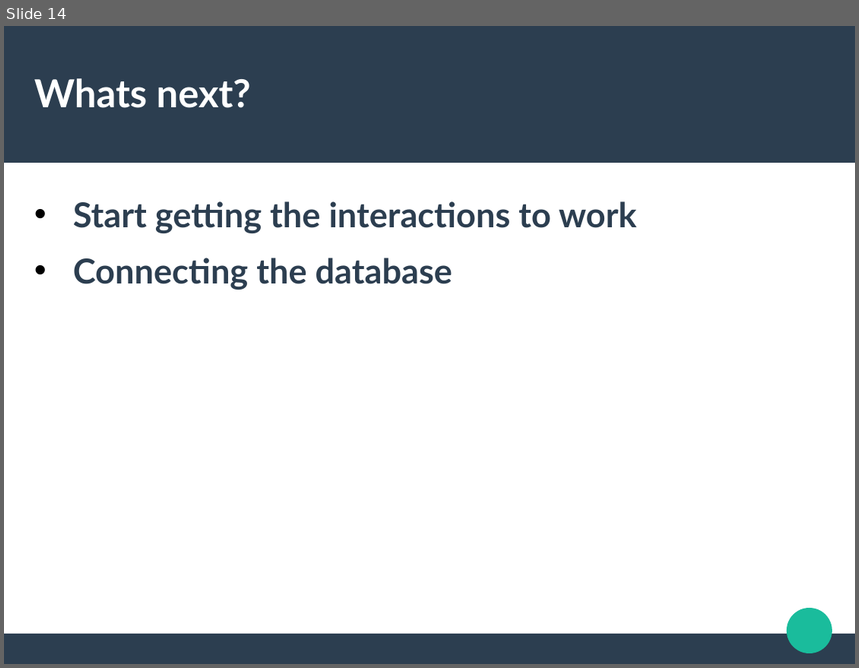
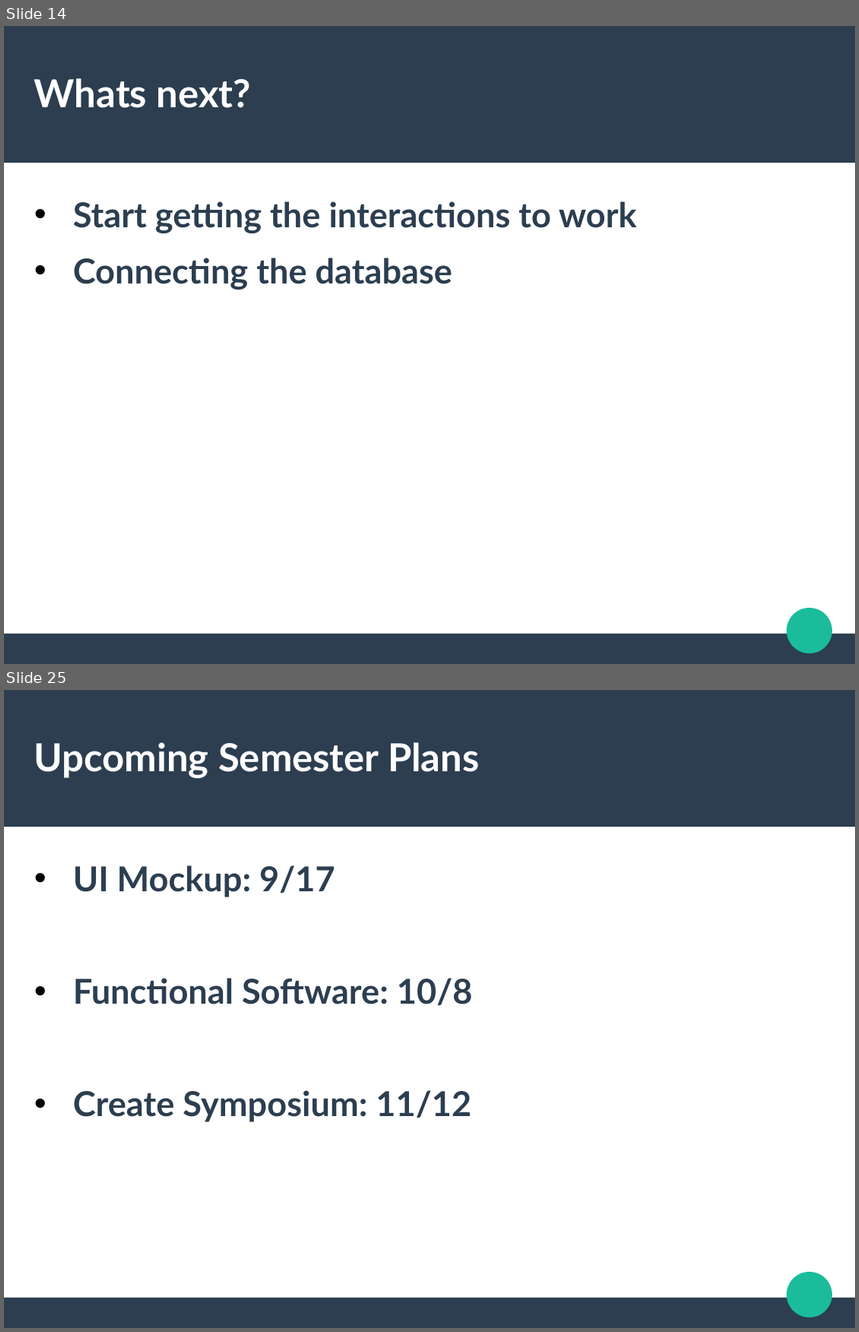
Before and after one commit to GGC-SD/SustainabilityWebsite, a slide deck: Fall2020HTMLDemo/UI.odp. Shown one above the other, each under a label of ours: slide 14 before the commit, slides 14 and 25 after it; the slides between them are not shown. The pictures are 859x668 and 859x1332 pixels, drawn with LibreOffice and Linux fonts; fonts in the diff are those of the drawing. Boxes give left, top, right and bottom in pixels: in the first picture for what was removed or moved away, otherwise in the second. Text is boxed around its words. In the diff, an @@ line names an element or a change of style, - is before the commit and + after.

```diff
--- a/Fall2020HTMLDemo/UI.odp
+++ b/Fall2020HTMLDemo/UI.odp
@@ slide 25 added at <box>4,690,855,1328</box>, background #FFFFFF; not listed: 3 template elements that a slide beside it also shows @@
@@ title added at <box>34,742,480,778</box>, 36 pt, text #FFFFFF, bold @@
+Upcoming Semester Plans
@@ text added at <box>73,866,473,1122</box>, 32 pt, text #2C3E50, bold @@
+• UI Mockup: 9/17
+• Functional Software: 10/8
+• Create Symposium: 11/12
```
Also in this commit, not shown: 10 other slides added.
